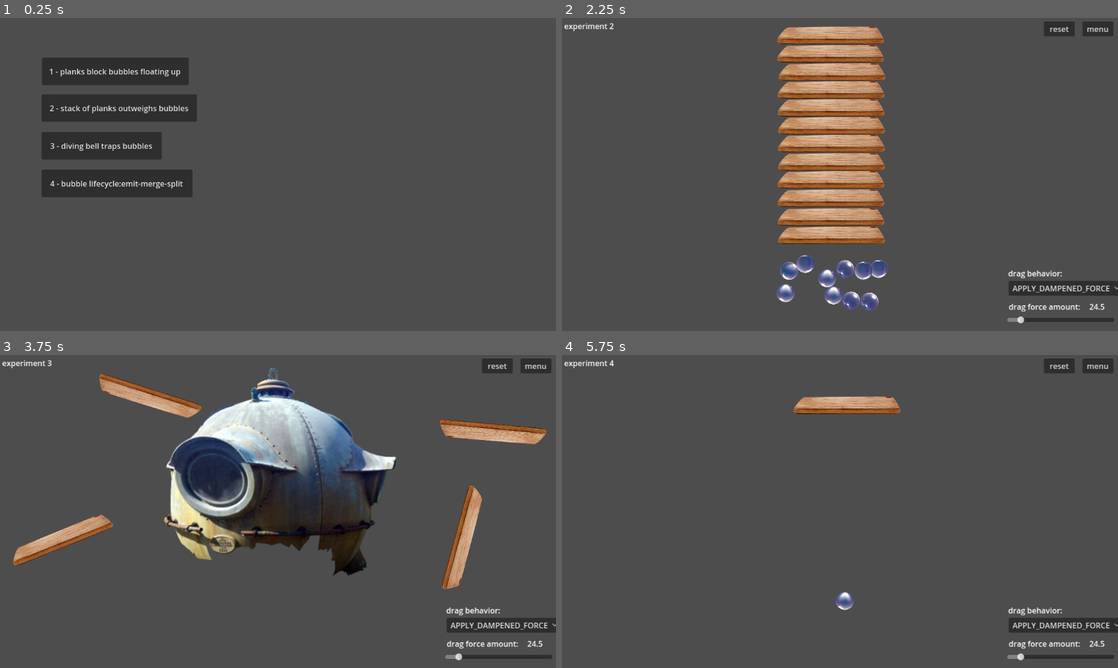
Above: before the commit, frames 1-4 (two rows, left to right).
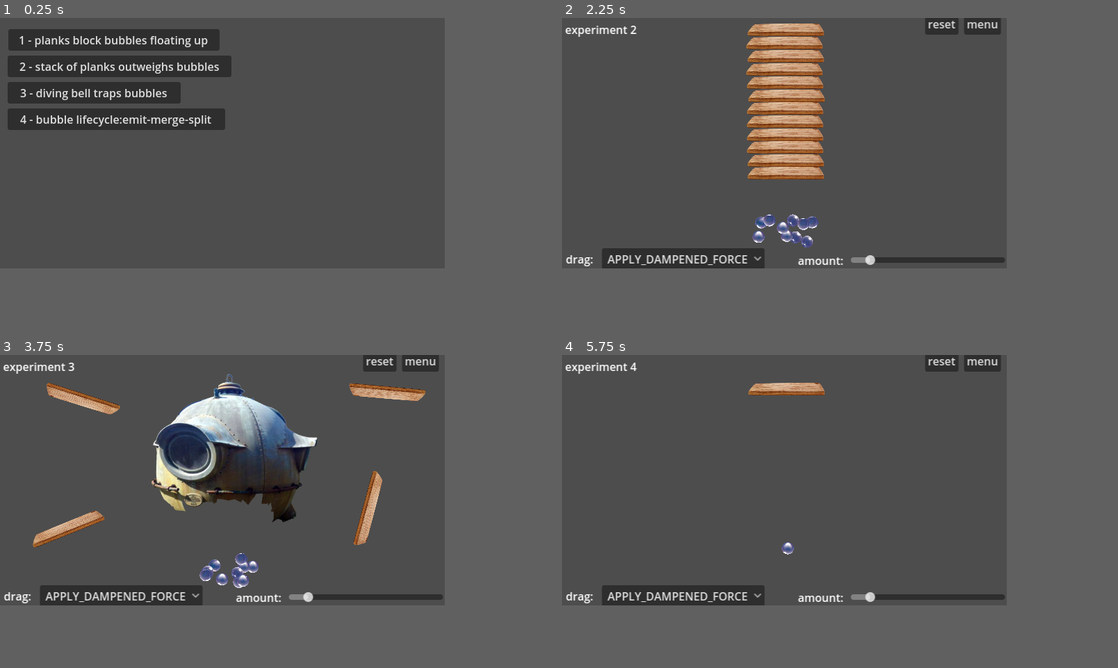
Above: after the commit, the same moments.

Repository: outrightmental/ggj25-bubble-up
Game: Godot game, scene res://scenes/main.tscn
Same seed, same stepped clock (60 frames per second), same inputs: the game is played once before the commit and once after it.
Inputs:
- Up to frame 1 (0.25 s): no input
- Up to frame 2 (2.25 s): click "1 - planks block bubbles floa…" at 0.5 s; click "menu" at 1.25 s; click "2 - stack of planks outweighs…" at 2 s
- Up to frame 3 (3.75 s): click "menu" at 2.75 s; click "3 - diving bell traps bubbles" at 3.5 s
- Up to frame 4 (5.75 s): click "menu" at 4.25 s; click "4 - bubble lifecycle:emit-mer…" at 5 s
In our replay, the window is 800x450 before the commit and 640x360 after it. These sizes can differ from the game's own. Grey fills any space a smaller window leaves; there, only what the larger window draws over its background counts as a difference.

The runs differ from the first frame. In frame 1, 12% of the frame differs, in the area x 1-42%, y 3-58%; in frame 2, 21%; in frame 3, 27%, in the area x 0-100%, y 0-98%; in frame 4, 6.9%.

Commit message:
Lo-fi screen resolution (#25)
Closes #24

Diff:
--- a/models/bubble/bubble.gd
+++ b/models/bubble/bubble.gd
@@ -6,8 +6,9 @@
 # Static variable to hold the number counter
 static var _numberCounter: int = 0
 
-# Scale factor for the sprite
-@export var sprite_scale_factor: float = 0.15
+# Scale factor for the sprite and collision area
+@export var sprite_scale_factor: float = 0.07
+@export var collision_scale_factor: float = 0.5
 
 # Velocity last seen and delta when it was sampled
 var last_velocity: Vector2 = Vector2.ZERO
@@ -112,4 +113,4 @@
 	mass = new_mass
 	var scale_factor = pow(mass, 0.333)
 	sprite.scale = Vector2(scale_factor, scale_factor) * sprite_scale_factor
-	collision.scale = Vector2(scale_factor, scale_factor)
+	collision.scale = Vector2(scale_factor, scale_factor) * collision_scale_factor
--- a/models/bubble/bubble.tscn
+++ b/models/bubble/bubble.tscn
@@ -7,7 +7,7 @@
 friction = 0.0
 
 [sub_resource type="CircleShape2D" id="CircleShape2D_cj1uy"]
-radius = 19.0263
+radius = 13.0384
 
 [node name="Bubble" type="RigidBody2D"]
 physics_material_override = SubResource("PhysicsMaterial_n8s3h")
@@ -19,5 +19,5 @@
 shape = SubResource("CircleShape2D_cj1uy")
 
 [node name="Sprite2D" type="Sprite2D" parent="."]
-scale = Vector2(0.15, 0.15)
+scale = Vector2(0.1, 0.1)
 texture = ExtResource("1_7lin3")
--- a/models/bubble/bubble_emitter.gd
+++ b/models/bubble/bubble_emitter.gd
@@ -2,8 +2,8 @@
 
 @export var spawn_rate: float = 1.0  # Time between bubble spawns
 @export var max_bubbles: int = 10    # Maximum number of bubbles to spawn
-@export var spread_x: int = 100      # Maximum horizontal distance from the emitter
-@export var spread_y: int = 50       # Maximum vertical distance from the emitter
+@export var spread_x: int = 40      # Maximum horizontal distance from the emitter
+@export var spread_y: int = 20       # Maximum vertical distance from the emitter
 var current_bubbles: int = 0
 
 var timer: Timer
--- a/models/controls/controls.tscn
+++ b/models/controls/controls.tscn
@@ -8,19 +8,51 @@
 position = Vector2(466.5, 364)
 script = ExtResource("1_4m1dt")
 
+[node name="VSlider" type="HSlider" parent="."]
+offset_left = -51.5
+offset_top = -36.0
+offset_right = 170.5
+offset_bottom = 4.0
+max_value = 1.0
+step = 0.01
+metadata/_edit_use_anchors_ = true
+
+[node name="Button Main" type="Button" parent="."]
+offset_left = 112.0
+offset_top = -371.0
+offset_right = 165.0
+offset_bottom = -340.0
+theme = SubResource("Theme_yn7ku")
+text = "menu"
+
+[node name="Button Reset" type="Button" parent="."]
+offset_left = 56.0
+offset_top = -371.0
+offset_right = 104.0
+offset_bottom = -340.0
+theme = SubResource("Theme_yn7ku")
+text = "reset"
+
+[node name="OptionButton" type="OptionButton" parent="."]
+offset_left = -409.5
+offset_top = -33.0
+offset_right = -285.5
+offset_bottom = -6.0
+
 [node name="Label2" type="Label" parent="."]
-offset_left = 457.5
-offset_top = 153.0
-offset_right = 569.5
-offset_bottom = 176.0
-text = "drag behavior:"
+offset_left = -461.5
+offset_top = -29.0
+offset_right = -349.5
+offset_bottom = -6.0
+text = "drag:"
 
 [node name="Label3" type="Label" parent="."]
-offset_left = 458.5
-offset_top = 222.0
-offset_right = 607.5
-offset_bottom = 245.0
-text = "drag force amount:"
+offset_left = -127.5
+offset_top = -27.0
+offset_right = 21.5
+offset_bottom = -4.0
+text = "amount:"
+metadata/_edit_use_anchors_ = true
 
 [node name="Label Drag Force Amount Value" type="Label" parent="."]
 offset_left = 625.5
@@ -29,37 +61,7 @@
 offset_bottom = 245.0
 text = "X"
 
-[node name="Button Main" type="Button" parent="."]
-offset_left = 611.5
-offset_top = -357.0
-offset_right = 675.5
-offset_bottom = -326.0
-theme = SubResource("Theme_yn7ku")
-text = "menu"
-
-[node name="Button Reset" type="Button" parent="."]
-offset_left = 531.5
-offset_top = -357.0
-offset_right = 595.5
-offset_bottom = -326.0
-theme = SubResource("Theme_yn7ku")
-text = "reset"
-
-[node name="OptionButton" type="OptionButton" parent="."]
-offset_left = 458.5
-offset_top = 180.0
-offset_right = 582.5
-offset_bottom = 207.0
-
-[node name="VSlider" type="HSlider" parent="."]
-offset_left = 455.5
-offset_top = 241.0
-offset_right = 677.5
-offset_bottom = 281.0
-max_value = 1.0
-step = 0.01
-
+[connection signal="value_changed" from="VSlider" to="." method="_on_v_slider_value_changed"]
 [connection signal="pressed" from="Button Main" to="." method="_on_navigate_main"]
 [connection signal="pressed" from="Button Reset" to="." method="_on_navigate_reset"]
 [connection signal="item_selected" from="OptionButton" to="." method="_on_option_button_item_selected"]
-[connection signal="value_changed" from="VSlider" to="." method="_on_v_slider_value_changed"]
--- a/models/movable/movable_diving_bell.tscn
+++ b/models/movable/movable_diving_bell.tscn
@@ -13,10 +13,11 @@
 
 [node name="CollisionPolygon2D" type="CollisionPolygon2D" parent="."]
 rotation = -0.00070262
+scale = Vector2(0.49, 0.49)
 polygon = PackedVector2Array(-144.129, 183.899, -173.126, 179.878, -206.105, 148.855, -219.083, 117.846, -234.081, 114. …(1256 unchanged characters)…
 
 [node name="Sprite" type="Sprite2D" parent="."]
 position = Vector2(-0.724792, 1.62988)
 rotation = -0.00070262
-scale = Vector2(1.33445, 1.25985)
+scale = Vector2(0.662, 0.625)
 texture = ExtResource("2_ujb2m")
--- a/models/movable/movable_plank.tscn
+++ b/models/movable/movable_plank.tscn
@@ -12,12 +12,12 @@
 script = ExtResource("1_hdwxx")
 
 [node name="CollisionPolygon2D" type="CollisionPolygon2D" parent="."]
-position = Vector2(-0.724915, 1.62982)
+position = Vector2(-1.72492, 1.62982)
 rotation = -0.00070262
-polygon = PackedVector2Array(95.738, -18.5626, 110.72, 7.44798, 110.715, 13.448, 106.713, 17.4452, -104.287, 17.2969, -111.284, 13.292, -110.279, 5.2927, -89.2627, -17.6925)
+polygon = PackedVector2Array(48.3706, -9.02517, 56.204, 3.53617, 55.993, 7.03998, 53.5723, 8.87368, -51.5046, 8.84156, -54.173, 7.046, -54.0669, 3.27956, -44.1091, -8.54788)
 
 [node name="Sprite" type="Sprite2D" parent="."]
 position = Vector2(-0.724792, 1.62988)
 rotation = -0.00070262
-scale = Vector2(0.400852, 0.378443)
+scale = Vector2(0.2, 0.189)
 texture = ExtResource("1_hd0ap")
--- a/project.godot
+++ b/project.godot
@@ -21,6 +21,8 @@
 
 [display]
 
+window/size/viewport_width=640
+window/size/viewport_height=360
 window/stretch/mode="viewport"
 
 [rendering]
--- a/scenes/experiment_1/experiment_1.tscn
+++ b/scenes/experiment_1/experiment_1.tscn
@@ -6,55 +6,55 @@
 
 [node name="Experiment 1 Scene 2D" type="Node2D"]
 
+[node name="Bubble Emitter" type="Node2D" parent="."]
+position = Vector2(323, 280)
+script = ExtResource("2_pu2sl")
+spawn_rate = 100.0
+max_bubbles = 100
+
 [node name="board1" parent="." instance=ExtResource("2_c1pti")]
-position = Vector2(794, 424)
+position = Vector2(546, 289)
 rotation = -2.8345
 
 [node name="board2" parent="." instance=ExtResource("2_c1pti")]
-position = Vector2(487, 415)
+position = Vector2(239, 280)
 rotation = -0.328467
 
 [node name="board3" parent="." instance=ExtResource("2_c1pti")]
-position = Vector2(673, 441)
+position = Vector2(425, 306)
 rotation = 0.173615
 
 [node name="board4" parent="." instance=ExtResource("2_c1pti")]
-position = Vector2(545, 354)
+position = Vector2(297, 219)
 rotation = -0.181009
 
 [node name="board5" parent="." instance=ExtResource("2_c1pti")]
-position = Vector2(701, 347)
+position = Vector2(453, 212)
 rotation = -0.467395
 
 [node name="board9" parent="." instance=ExtResource("2_c1pti")]
-position = Vector2(558, 154)
+position = Vector2(310, 19)
 rotation = 0.201593
 
 [node name="board6" parent="." instance=ExtResource("2_c1pti")]
-position = Vector2(385, 284)
+position = Vector2(137, 149)
 rotation = 2.52836
 
 [node name="board10" parent="." instance=ExtResource("2_c1pti")]
-position = Vector2(401, 196)
+position = Vector2(153, 61)
 rotation = -0.181009
 
 [node name="board11" parent="." instance=ExtResource("2_c1pti")]
-position = Vector2(334, 375)
+position = Vector2(86, 240)
 rotation = 0.184743
 
 [node name="board7" parent="." instance=ExtResource("2_c1pti")]
-position = Vector2(601, 252)
+position = Vector2(353, 117)
 rotation = 0.824361
 
 [node name="board8" parent="." instance=ExtResource("2_c1pti")]
-position = Vector2(802, 281)
+position = Vector2(554, 146)
 rotation = 0.563207
-
-[node name="Bubble Emitter" type="Node2D" parent="."]
-position = Vector2(571, 584)
-script = ExtResource("2_pu2sl")
-spawn_rate = 100.0
-max_bubbles = 100
 
 [node name="Controls" parent="." instance=ExtResource("4_ek408")]
 
--- a/scenes/experiment_2/experiment_2.tscn
+++ b/scenes/experiment_2/experiment_2.tscn
@@ -6,47 +6,47 @@
 
 [node name="Experiment 1 Scene 2D" type="Node2D"]
 
-[node name="board1" parent="." instance=ExtResource("1_bnfqk")]
-position = Vector2(559, 448)
-
-[node name="board2" parent="." instance=ExtResource("1_bnfqk")]
-position = Vector2(558, 410)
-
-[node name="board3" parent="." instance=ExtResource("1_bnfqk")]
-position = Vector2(558, 371)
-
-[node name="board4" parent="." instance=ExtResource("1_bnfqk")]
-position = Vector2(558, 333)
-
-[node name="board5" parent="." instance=ExtResource("1_bnfqk")]
-position = Vector2(559, 296)
-
-[node name="board6" parent="." instance=ExtResource("1_bnfqk")]
-position = Vector2(559, 258)
-
-[node name="board7" parent="." instance=ExtResource("1_bnfqk")]
-position = Vector2(559, 221)
-
-[node name="board8" parent="." instance=ExtResource("1_bnfqk")]
-position = Vector2(558, 184)
-
-[node name="board9" parent="." instance=ExtResource("1_bnfqk")]
-position = Vector2(558, 147)
-
-[node name="board10" parent="." instance=ExtResource("1_bnfqk")]
-position = Vector2(560, 110)
-
-[node name="board11" parent="." instance=ExtResource("1_bnfqk")]
-position = Vector2(557, 72)
-
-[node name="board12" parent="." instance=ExtResource("1_bnfqk")]
-position = Vector2(557, 34)
-
 [node name="Bubble Emitter" type="Node2D" parent="."]
-position = Vector2(561, 555)
+position = Vector2(322, 309)
 script = ExtResource("2_tmyns")
 spawn_rate = 100.0
 max_bubbles = 100
+
+[node name="board1" parent="." instance=ExtResource("1_bnfqk")]
+position = Vector2(323, 53)
+
+[node name="board2" parent="." instance=ExtResource("1_bnfqk")]
+position = Vector2(322, 166)
+
+[node name="board3" parent="." instance=ExtResource("1_bnfqk")]
+position = Vector2(322, 128)
+
+[node name="board4" parent="." instance=ExtResource("1_bnfqk")]
+position = Vector2(322, 91)
+
+[node name="board5" parent="." instance=ExtResource("1_bnfqk")]
+position = Vector2(323, 203)
+
+[node name="board6" parent="." instance=ExtResource("1_bnfqk")]
+position = Vector2(323, 15)
+
+[node name="board7" parent="." instance=ExtResource("1_bnfqk")]
+position = Vector2(323, 221)
+
+[node name="board8" parent="." instance=ExtResource("1_bnfqk")]
+position = Vector2(322, 184)
+
+[node name="board9" parent="." instance=ExtResource("1_bnfqk")]
+position = Vector2(322, 147)
+
+[node name="board10" parent="." instance=ExtResource("1_bnfqk")]
+position = Vector2(324, 110)
+
+[node name="board11" parent="." instance=ExtResource("1_bnfqk")]
+position = Vector2(321, 72)
+
+[node name="board12" parent="." instance=ExtResource("1_bnfqk")]
+position = Vector2(321, 34)
 
 [node name="Controls" parent="." instance=ExtResource("3_3dinx")]
 
--- a/scenes/experiment_3/experiment_3.tscn
+++ b/scenes/experiment_3/experiment_3.tscn
@@ -7,27 +7,31 @@
 
 [node name="Experiment 1 Scene 2D" type="Node2D"]
 
+[node name="Bubble Emitter" type="Node2D" parent="."]
+position = Vector2(327, 313)
+script = ExtResource("2_d5wi0")
+spawn_rate = 1000.0
+max_bubbles = 100
+
 [node name="board9" parent="." instance=ExtResource("1_5j7qw")]
-position = Vector2(127, 379)
+position = Vector2(97, 247)
 rotation = -0.379804
 
 [node name="board10" parent="." instance=ExtResource("1_5j7qw")]
-position = Vector2(961, 381)
+position = Vector2(532, 222)
 rotation = 1.83444
 
 [node name="board11" parent="." instance=ExtResource("1_5j7qw")]
-position = Vector2(1020, 161)
+position = Vector2(556, 55)
 rotation = -3.05074
 
 [node name="board12" parent="." instance=ExtResource("1_5j7qw")]
-position = Vector2(307, 88)
+position = Vector2(117, 65)
 rotation = -2.83332
 
-[node name="Bubble Emitter" type="Node2D" parent="."]
-position = Vector2(546, 280)
-script = ExtResource("2_d5wi0")
-spawn_rate = 1000.0
-max_bubbles = 100
+[node name="RigidBody2D" parent="." instance=ExtResource("4_ixh10")]
+position = Vector2(338, 132)
+mass = 1000.0
 
 [node name="Controls" parent="." instance=ExtResource("3_ex1rj")]
 
@@ -37,7 +41,3 @@
 offset_right = -350.5
 offset_bottom = -335.0
 text = "experiment 3"
-
-[node name="RigidBody2D" parent="." instance=ExtResource("4_ixh10")]
-position = Vector2(581, 240)
-mass = 1000.0
--- a/scenes/experiment_4/experiment_4.tscn
+++ b/scenes/experiment_4/experiment_4.tscn
@@ -4,7 +4,18 @@
 [ext_resource type="PackedScene" uid="uid://d4cmqk53ynl56" path="res://models/movable/movable_plank.tscn" id="3_p8522"]
 [ext_resource type="PackedScene" uid="uid://gl5hdp43qnoj" path="res://models/controls/controls.tscn" id="3_scdhr"]
 
-[node name="Experiment 1 Scene 2D" type="Node2D"]
+[node name="Experiment 1 Scene 2D2" type="Node2D"]
+
+[node name="Bubble Emitter" type="Node2D" parent="."]
+position = Vector2(325, 286)
+script = ExtResource("2_4oogt")
+spawn_rate = 2.0
+max_bubbles = 3
+spread_x = 0
+spread_y = 0
+
+[node name="RigidBody2D" parent="." instance=ExtResource("3_p8522")]
+position = Vector2(324, 43)
 
 [node name="Controls" parent="." instance=ExtResource("3_scdhr")]
 
@@ -14,14 +25,3 @@
 offset_right = -350.5
 offset_bottom = -335.0
 text = "experiment 4"
-
-[node name="Bubble Emitter" type="Node2D" parent="."]
-position = Vector2(586, 517)
-script = ExtResource("2_4oogt")
-spawn_rate = 2.0
-max_bubbles = 3
-spread_x = 0
-spread_y = 0
-
-[node name="RigidBody2D" parent="." instance=ExtResource("3_p8522")]
-position = Vector2(591, 98)
--- a/scenes/main.tscn
+++ b/scenes/main.tscn
@@ -8,34 +8,34 @@
 script = ExtResource("1_vaujs")
 
 [node name="Button" type="Button" parent="."]
-offset_left = 87.0
-offset_top = 82.0
-offset_right = 391.0
-offset_bottom = 139.0
+offset_left = 12.0
+offset_top = 16.0
+offset_right = 316.0
+offset_bottom = 47.0
 theme = SubResource("Theme_o41tl")
 text = "1 - planks block bubbles floating up"
 
 [node name="Button2" type="Button" parent="."]
-offset_left = 86.0
-offset_top = 158.0
-offset_right = 408.0
-offset_bottom = 215.0
+offset_left = 11.0
+offset_top = 54.0
+offset_right = 333.0
+offset_bottom = 85.0
 theme = SubResource("Theme_o41tl")
 text = "2 - stack of planks outweighs bubbles"
 
 [node name="Button3" type="Button" parent="."]
-offset_left = 86.0
-offset_top = 236.0
-offset_right = 335.0
-offset_bottom = 293.0
+offset_left = 11.0
+offset_top = 92.0
+offset_right = 260.0
+offset_bottom = 123.0
 theme = SubResource("Theme_o41tl")
 text = "3 - diving bell traps bubbles"
 
 [node name="Button4" type="Button" parent="."]
-offset_left = 86.0
-offset_top = 314.0
-offset_right = 399.0
-offset_bottom = 371.0
+offset_left = 11.0
+offset_top = 130.0
+offset_right = 324.0
+offset_bottom = 161.0
 theme = SubResource("Theme_o41tl")
 text = "4 - bubble lifecycle:emit-merge-split"
 
Not shown, added: assets/bubble_test.png.import
